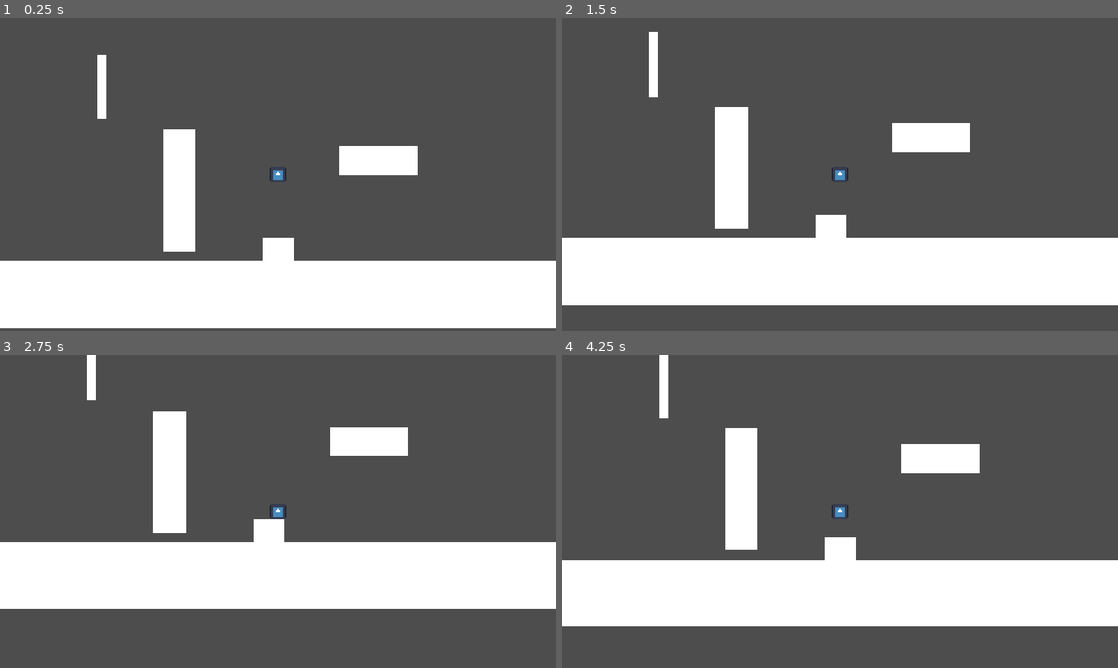
Above: before the commit, frames 1-4 (two rows, left to right).
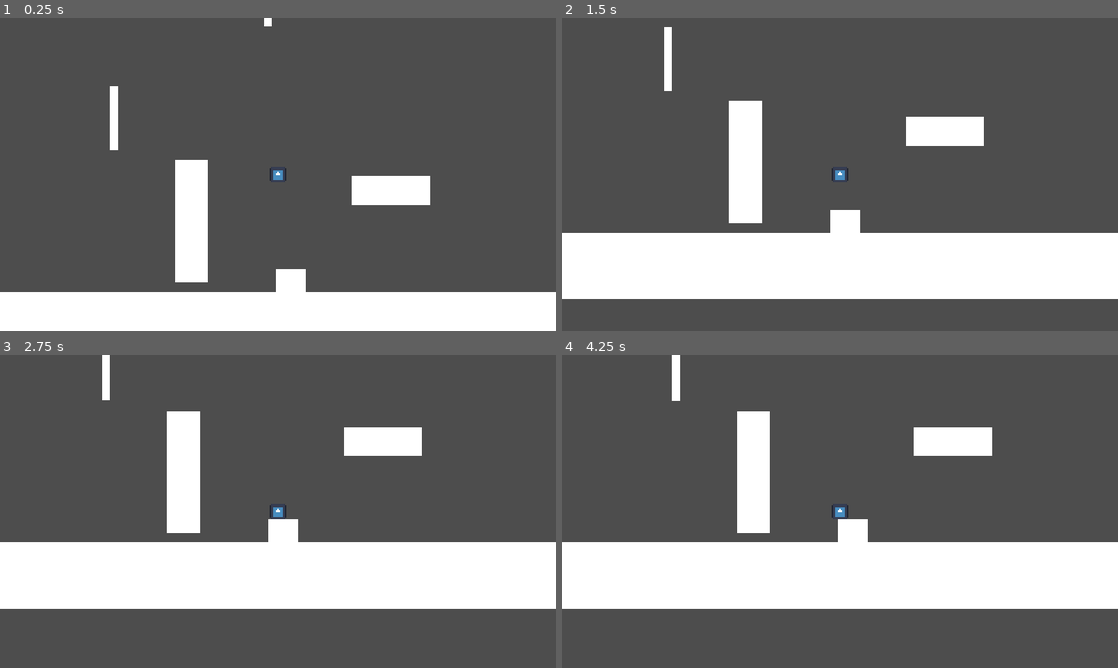
Above: after the commit, the same moments.

Repository: idi0cy/some-platformer
Game: Godot game, scene res://scenes/random_testing.tscn
Two runs of this game, one before a commit and one after it. Both use one fixed random seed, a clock stepped at 60 frames per second and the inputs below. The engine's default icon, where the game draws it, is replaced by a stand-in: a white triangle on a blue panel in a dark square.
Inputs (mouse positions are in pixels of both pictures, inside the frame that each line leads up to):
- Up to frame 1 (0.25 s): no input
- Up to frame 2 (1.5 s): tap Enter at 0.5 s; move the mouse to (962, 158) at 0.52 s; hold Right from 0.53 s (still down); tap A (a) at 0.6 s; click (962, 158) at 0.67 s; tap Up at 0.77 s; tap D (d) at 0.8, 1.35 s; tap Space (space) at 1.25 s; move the mouse to (728, 190) at 1.27 s
- Up to frame 3 (2.75 s): tap Up at 1.52 s; tap Shift (dash) at 1.55, 2.1 s; move the mouse to (333, 442) at 2.02 s; release Right at 2.03 s; hold Left from 2.03 s (still down); hold S (s) from 2.03 s (still down)
- Up to frame 4 (4.25 s): tap Enter at 2.75 s; move the mouse to (812, 574) at 2.77 s; release Left at 2.78 s; release S (s) at 2.78 s; hold Right from 2.78 s (still down); tap S (s) at 2.85 s; click (812, 574) at 2.92 s; tap Up at 3.02, 3.77 s; tap W (w) at 3.05, 3.6 s; tap Space (space) at 3.5 s; move the mouse to (1006, 558) at 3.52 s; tap A (a) at 3.8 s

The runs differ from the first frame. In frame 1, 16% of the frame differs, in the area x 0-100%, y 0-100%; in frame 2, 7.5%; in frame 3, 3.2%; in frame 4, 15%.

Commit message:
slide short jump canceling

Diff:
--- a/crucible-of-achlyss/scenes/entities/player.tscn
+++ b/crucible-of-achlyss/scenes/entities/player.tscn
@@ -48,10 +48,6 @@
 wait_time = 0.1
 one_shot = true
 
-[node name="slideBuffer" type="Timer" parent="." unique_id=2049270072]
-wait_time = 0.1
-one_shot = true
-
 [node name="slideParticles" type="CPUParticles2D" parent="." unique_id=890175218]
 position = Vector2(0, 12)
 emitting = false
--- a/crucible-of-achlyss/scenes/random_testing.tscn
+++ b/crucible-of-achlyss/scenes/random_testing.tscn
@@ -9,21 +9,65 @@
 position = Vector2(583, 327)
 
 [node name="Platform" parent="." unique_id=304735604 instance=ExtResource("2_1xtuw")]
-position = Vector2(554, 608.00006)
-scale = Vector2(125.390045, 6.8927)
+position = Vector2(580, 671.00006)
+scale = Vector2(400, 6.893)
 
 [node name="Platform2" parent="." unique_id=1158560200 instance=ExtResource("2_1xtuw")]
-position = Vector2(584, 523)
+position = Vector2(610, 586)
 scale = Vector2(3.16, 3.16)
 
 [node name="Platform3" parent="." unique_id=1167060760 instance=ExtResource("2_1xtuw")]
-position = Vector2(791, 330)
+position = Vector2(817, 393)
 scale = Vector2(8.110894, 3.0253067)
 
 [node name="Platform4" parent="." unique_id=323399622 instance=ExtResource("2_1xtuw")]
-position = Vector2(217, 179)
+position = Vector2(243, 242)
 scale = Vector2(0.8985673, 6.657856)
 
 [node name="Platform5" parent="." unique_id=1415207772 instance=ExtResource("2_1xtuw")]
-position = Vector2(378, 393)
+position = Vector2(404, 456)
 scale = Vector2(3.3374271, 12.661387)
+
+[node name="Platform6" parent="." unique_id=1067116858 instance=ExtResource("2_1xtuw")]
+position = Vector2(562, 23)
+scale = Vector2(0.899, 3)
+
+[node name="Platform7" parent="." unique_id=1873176592 instance=ExtResource("2_1xtuw")]
+position = Vector2(1734, 351)
+scale = Vector2(3.16, 3.16)
+
+[node name="Platform8" parent="." unique_id=689140748 instance=ExtResource("2_1xtuw")]
+position = Vector2(1940.9999, 158.00002)
+scale = Vector2(8.110894, 3.0253067)
+
+[node name="Platform9" parent="." unique_id=456509475 instance=ExtResource("2_1xtuw")]
+position = Vector2(1366.9999, 7.0000153)
+scale = Vector2(0.8985673, 6.657856)
+
+[node name="Platform10" parent="." unique_id=1261829535 instance=ExtResource("2_1xtuw")]
+position = Vector2(1528, 221)
+scale = Vector2(3.3374271, 12.661387)
+
+[node name="Platform11" parent="." unique_id=2042505893 instance=ExtResource("2_1xtuw")]
+position = Vector2(1685.9999, -211.99998)
+scale = Vector2(0.899, 3)
+
+[node name="Platform12" parent="." unique_id=1376555412 instance=ExtResource("2_1xtuw")]
+position = Vector2(-763, 393)
+scale = Vector2(3.16, 3.16)
+
+[node name="Platform13" parent="." unique_id=951734841 instance=ExtResource("2_1xtuw")]
+position = Vector2(-555.9999, 200.00002)
+scale = Vector2(8.110894, 3.0253067)
+
+[node name="Platform14" parent="." unique_id=825898300 instance=ExtResource("2_1xtuw")]
+position = Vector2(-1129.9999, 49.000015)
+scale = Vector2(0.8985673, 6.657856)
+
+[node name="Platform15" parent="." unique_id=661860950 instance=ExtResource("2_1xtuw")]
+position = Vector2(-969, 263)
+scale = Vector2(3.3374271, 12.661387)
+
+[node name="Platform16" parent="." unique_id=1122382130 instance=ExtResource("2_1xtuw")]
+position = Vector2(-810.9999, -169.99998)
+scale = Vector2(0.899, 3)
--- a/crucible-of-achlyss/scripts/entities/player.gd
+++ b/crucible-of-achlyss/scripts/entities/player.gd
@@ -7,13 +7,12 @@
 
 @onready var coyoteTimer = get_node('coyoteFrames')
 @onready var inputBuffer = get_node('inputBuffer')
-@onready var slideBuffer = get_node('slideBuffer')
 
 @onready var slideParticles = get_node('slideParticles')
 
 const UP = Vector2(0, -1)
-const speed = 300
-const jumpPower = 400
+const speed = 250
+const jumpPower = 350
 const dashSpeed = 1750 + speed
 
 var leftRightWeight = 0
@@ -93,6 +92,10 @@
 	velocity.y -= jumpPower
 	sliding = false
 	slideParticles.emitting = false
+func shortJump():
+	velocity.y -= 250
+	sliding = false
+	slideParticles.emitting = false
 
 func handleSlides():
 
@@ -117,7 +120,6 @@
 	if sliding && directionX != 0:
 		velocity.x = slideSpeed
 	else:
-		pass
 		if !(velocity.x > -15 && velocity.x < 15):
 			if velocity.x > 0:
 				velocity.x -= 15
@@ -126,10 +128,14 @@
 		else:
 			sliding = false
 			slideParticles.emitting = false
+	if sliding && (directionX != 0):
+		if (abs(velocity.x) == velocity.x && directionX == -1) || (abs(velocity.x) != velocity.x && directionX == 1):
+			shortJump()
+
 
 
 func handleDashes():
-	if (!dashing) && (Input.is_action_just_pressed('dash')) && (availableDashes > 0):
+	if (!dashing) && (Input.is_action_just_pressed('dash')) && (availableDashes > 0) && !sliding:
 		var dashDirection = Input.get_vector("a", "d", "w", "s")
 
 		if dashDirection != Vector2(0,0):
@@ -146,8 +152,9 @@
 
 			dashing = false
 
-			midairMomentum += (Vector2(250, 100) * dashDirection)
-			oldVelocity = oldVelocity + (Vector2(250,100) * dashDirection)
+			if !sliding:
+				midairMomentum += (Vector2(250, 100) * dashDirection)
+				oldVelocity = oldVelocity + (Vector2(250,100) * dashDirection)
 
 			velocity = oldVelocity
 			$Sprite2D.modulate = Color(1.0, 1.0, 1.0, 1.0)
